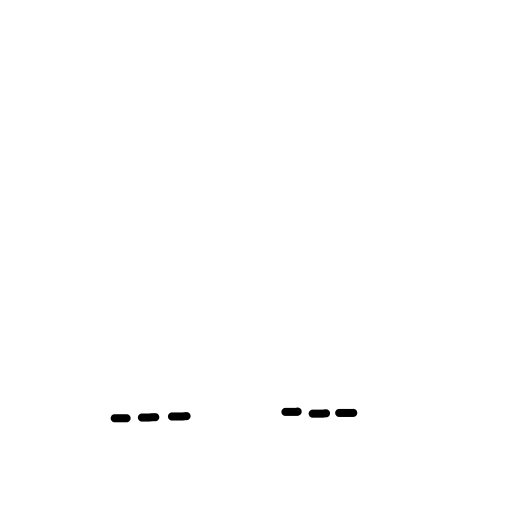
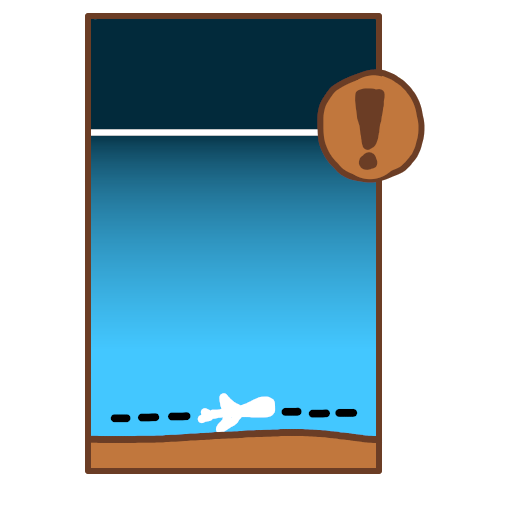
Revision of a layered 512x512 image; what changed, layer by layer:
renamed "Paint Layer 1" to "Paint Layer 4", showed it, moved it above "Paint Layer 3", painted on it over (84, 13, 425, 474)
painted on "Paint Layer 2" over (85, 320, 383, 474)
showed "Background", painted on it over (84, 13, 425, 474)
